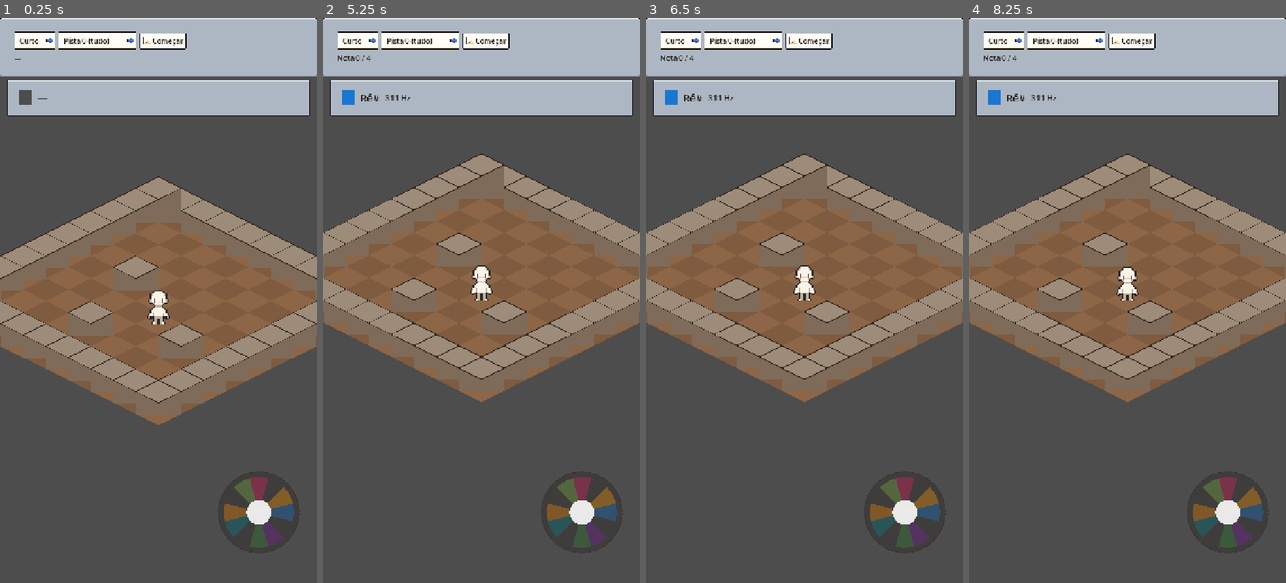
Above: before the commit, frames 1-4 (left to right).
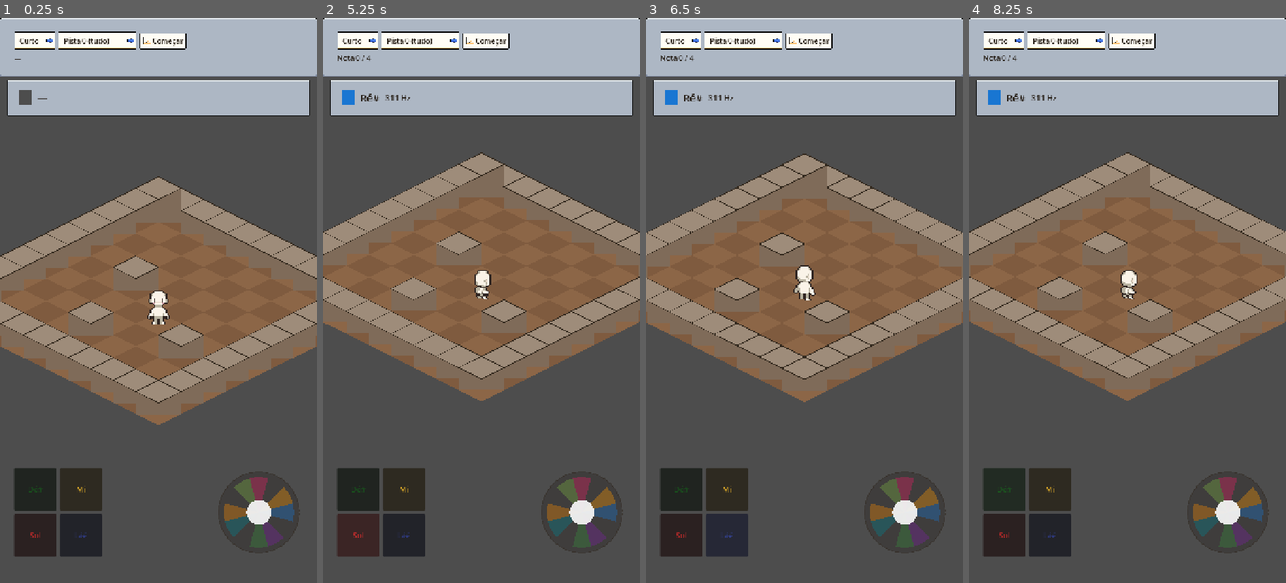
Above: after the commit, the same moments.

Repository: JDaniloC/BlindTuner
Game: Godot game, scene res://scenes/Playground.tscn
Same seed, same stepped clock (60 frames per second), same inputs: the game is played once before the commit and once after it.
Inputs (mouse positions are in pixels of both pictures, inside the frame that each line leads up to):
- Up to frame 1 (0.25 s): no input
- Up to frame 2 (5.25 s): click "Começar" at 0.5 s; click "Começar" at 1.25 s; click "Curto" at 2 s; click "Pista 0 (tudo)" at 2.75 s; click (357, 486) at 3.5 s, where only the run after the commit has a clickable "Dó#"; click (405, 486) at 4.25 s, where only the run after the commit has a clickable "Mi"; click (357, 537) at 5 s, where only the run after the commit has a clickable "Sol"
- Up to frame 3 (6.5 s): click (728, 537) at 5.75 s, where only the run after the commit has a clickable "Lá#"
- Up to frame 4 (8.25 s): click "Curto" at 6.5 s; click "Pista 0 (tudo)" at 7.25 s; click (1003, 486) at 8 s, where only the run after the commit has a clickable "Dó#"

The runs differ from the first frame. In frame 1, 4.0% of the frame differs, in the area x 4-33%, y 79-96%; in frame 2, 6.1%; in frame 3, 4.1%; in frame 4, 6.8%, in the area x 0-100%, y 23-96%.

Commit message:
feat(godot): Playground integra SpecialActionPanel + roteamento ação
Painel sob UI, conectado ao mesmo _on_note_triggered. note_resolved e
replay_note ramificam: ação -> handle_action, movement -> _try_walk.

Co-Authored-By: Claude Opus 4.7 <noreply@anthropic.com>

Diff:
--- a/godot/scenes/Playground.tscn
+++ b/godot/scenes/Playground.tscn
@@ -6,6 +6,7 @@
 [ext_resource type="PackedScene" path="res://scenes/NotePanel.tscn" id="4"]
 [ext_resource type="Script" path="res://scripts/Conductor.gd" id="90"]
 [ext_resource type="PackedScene" path="res://scenes/GameHUD.tscn" id="91"]
+[ext_resource type="PackedScene" path="res://scenes/SpecialActionPanel.tscn" id="92"]
 
 [node name="Playground" type="Node2D"]
 script = ExtResource("1")
@@ -48,3 +49,13 @@
 offset_bottom = -60.0
 
 [node name="GameHUD" parent="UI" instance=ExtResource("91")]
+
+[node name="SpecialActionPanel" parent="UI" instance=ExtResource("92")]
+anchor_left = 0.0
+anchor_top = 1.0
+anchor_right = 0.0
+anchor_bottom = 1.0
+offset_left = 32.0
+offset_top = -260.0
+offset_right = 232.0
+offset_bottom = -60.0
--- a/godot/scripts/Playground.gd
+++ b/godot/scripts/Playground.gd
@@ -12,6 +12,7 @@
 @onready var _screen_flash: ColorRect = $UI/ScreenFlash
 @onready var _conductor: Node = $Conductor
 @onready var _hud: Control = $UI/GameHUD
+@onready var _special_actions: Control = $UI/SpecialActionPanel
 
 const TILE_WIDTH := 64
 const TILE_HEIGHT := 32
@@ -38,6 +39,7 @@
 	_character.position = _character.grid_to_world(_character.grid_position)
 	_character.blocked.connect(_on_character_blocked)
 	_joystick.note_triggered.connect(_on_note_triggered)
+	_special_actions.note_triggered.connect(_on_note_triggered)
 	_conductor.preview_note.connect(_on_preview_note)
 	_conductor.call_cue.connect(_on_call_cue)
 	_conductor.replay_note.connect(_on_replay_note)
@@ -78,9 +80,12 @@
 	_hud.set_progress(index, _conductor._preset.notes.size())
 
 func _on_replay_note(note_key: String, index: int) -> void:
-	# REPLAY: o personagem "toca" e anda o caminho canônico do preset.
+	# REPLAY: o personagem "toca" e (se movement) anda o caminho canônico do preset.
 	AudioManager.play_note(note_key)
-	_character._try_walk(NoteMapping.direction_for(note_key))
+	if NoteMapping.is_action_note(note_key):
+		_character.handle_action(note_key)
+	else:
+		_character._try_walk(NoteMapping.direction_for(note_key))
 	_hud.set_progress(index, _conductor._preset.notes.size())
 
 func _on_phase_changed(phase: int) -> void:
@@ -107,6 +112,13 @@
 
 func _on_note_resolved(hit: bool, index: int) -> void:
 	var note_key: String = _conductor._preset.notes[index]
+	if NoteMapping.is_action_note(note_key):
+		# Acerto numa ação: dispara a ação; erro: tropeço com a última direção.
+		if hit:
+			_character.handle_action(note_key)
+		else:
+			_character._enter_trip(_character._last_direction)
+		return
 	var dir: Vector2i = NoteMapping.direction_for(note_key)
 	if hit:
 		# Preset validado contra _wall_tiles; _try_walk não deveria tropeçar.
--- a/godot/tests/test_playground_loop.gd
+++ b/godot/tests/test_playground_loop.gd
@@ -106,3 +106,65 @@
 	p._on_note_triggered("Ds4")  # deve ser ignorado silenciosamente
 	assert_eq(p._character.grid_position, before)
 	CueSettings.set_level(0)
+
+func test_special_action_panel_present_in_scene():
+	var p = _playground()
+	var panel = p.get_node_or_null("UI/SpecialActionPanel")
+	assert_not_null(panel, "SpecialActionPanel instanciado em UI")
+
+func test_free_roam_action_note_triggers_character_action():
+	var p = _playground()
+	# IDLE (sem _begin_preset): toque numa nota de ação dispara action_performed
+	assert_eq(p._conductor.phase, p._conductor.Phase.IDLE)
+	watch_signals(p._character)
+	p._on_note_triggered("Cs4")
+	# Valores literais (não ler do objeto após o emit) — fixa o contrato:
+	# personagem em (5,5) default, last_direction default (0,1), ação=pegar.
+	assert_signal_emitted_with_parameters(p._character, "action_performed",
+		["pegar", Vector2i(5, 5), Vector2i(0, 1)])
+	assert_eq(p._character.grid_position, Vector2i(5, 5))
+
+func test_call_with_action_note_advances_conductor():
+	# Preset 'curto' = ["Ds4","Ds4","Gs4","Gs4"]; vamos forçar um preset só com Cs4
+	# usando load_preset diretamente para testar a integração com o loop.
+	var p = _playground()
+	var Preset := preload("res://scripts/SequencePreset.gd")
+	var preset = Preset.new()
+	preset.id = "tact"
+	preset.start_grid = Vector2i(5, 5)
+	var notes: Array[String] = ["Cs4"]
+	preset.notes = notes
+	p._conductor.load_preset(preset)
+	p._conductor.start()
+	for i in range(2):
+		p._conductor._advance()  # PREVIEW (1 emissão) -> CALL
+	assert_eq(p._conductor.phase, p._conductor.Phase.CALL)
+	var before = p._character.grid_position
+	p._on_note_triggered("Cs4")
+	assert_eq(p._conductor._index, 1)
+	assert_eq(p._character.grid_position, before)  # ação não move
+	CueSettings.set_level(0)
+
+func test_replay_with_action_note_triggers_action_without_moving():
+	# REPLAY com uma nota de ação deve chamar handle_action (anim + signal)
+	# sem mover o personagem (action notes têm direction=ZERO).
+	var p = _playground()
+	var Preset := preload("res://scripts/SequencePreset.gd")
+	var preset = Preset.new()
+	preset.id = "trep"
+	preset.start_grid = Vector2i(5, 5)
+	var notes: Array[String] = ["Cs4"]
+	preset.notes = notes
+	p._conductor.load_preset(preset)
+	p._conductor.start()
+	for i in range(2):
+		p._conductor._advance()  # PREVIEW -> CALL
+	p._on_note_triggered("Cs4")   # CALL hit -> REPLAY
+	assert_eq(p._conductor.phase, p._conductor.Phase.REPLAY)
+	var before = p._character.grid_position
+	watch_signals(p._character)
+	p._on_replay_note("Cs4", 0)
+	assert_signal_emitted_with_parameters(p._character, "action_performed",
+		["pegar", before, p._character._last_direction])
+	assert_eq(p._character.grid_position, before, "ação não move no REPLAY")
+	CueSettings.set_level(0)
Not shown: 1 places in godot/scenes/Playground.tscn that only renumber resources
